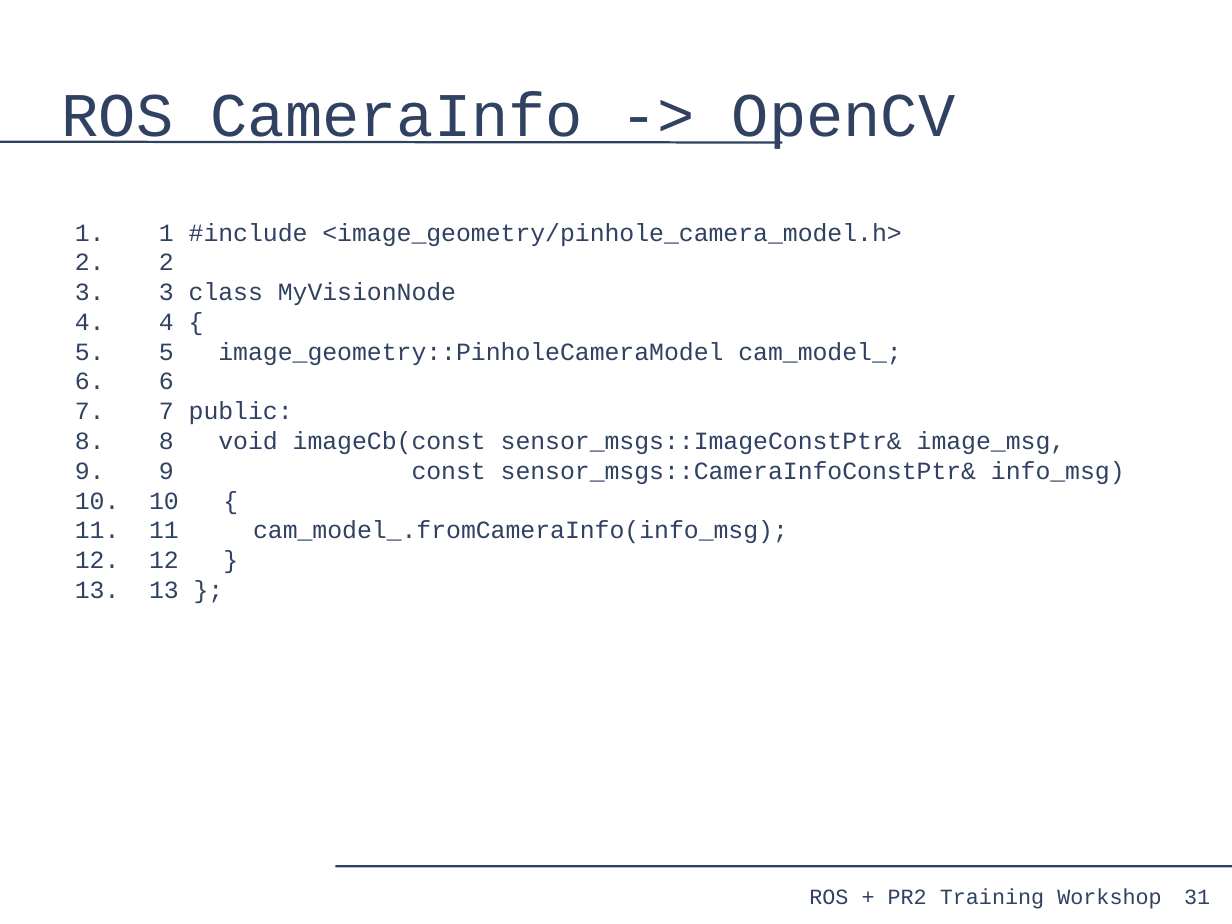
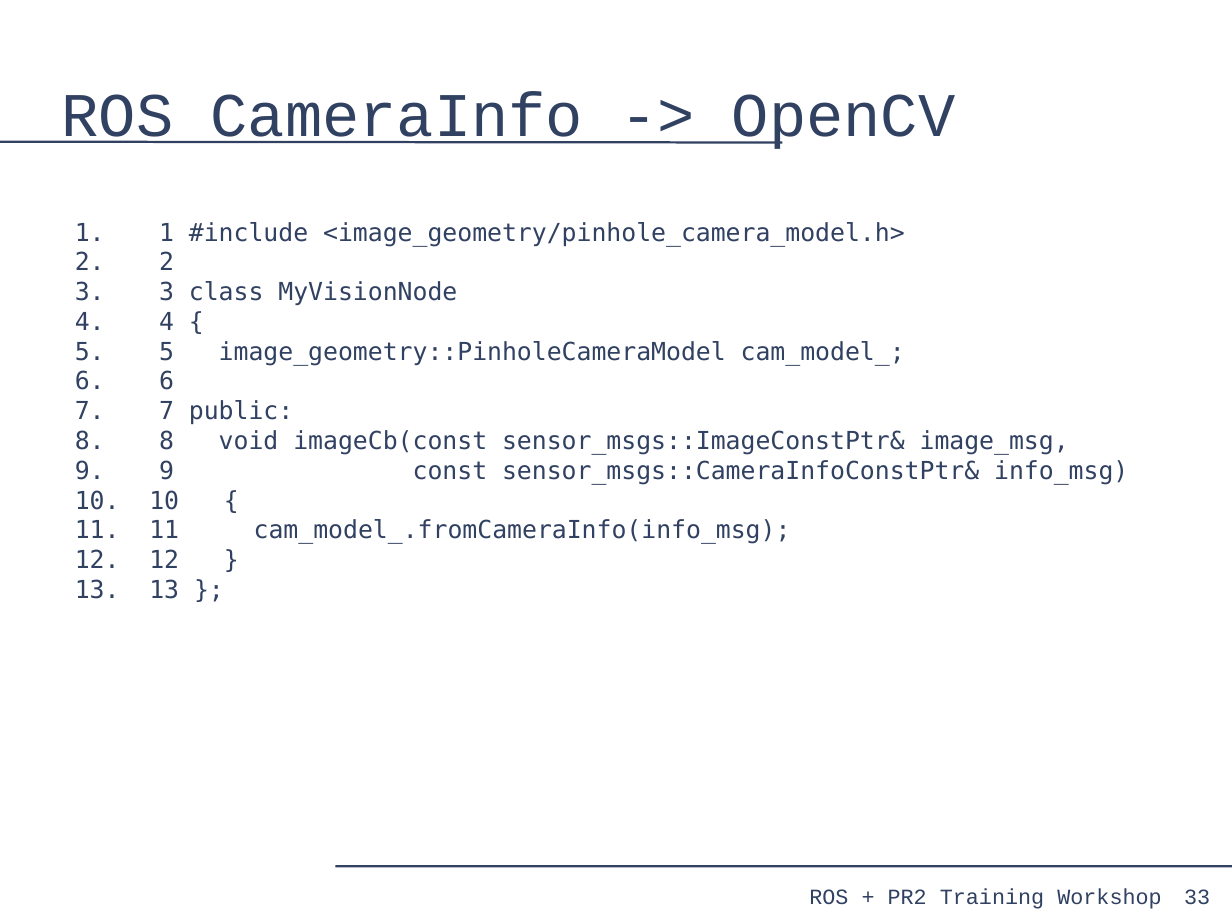
Before and after one commit to PR2/pr2_docs, a slide deck: slide 33 of pr2_training_workshop/processing_camera_data/slides.odp (slide 31 before the commit). Drawn at 1232x924 pixels with LibreOffice and Linux fonts; fonts in the diff are those of the drawing. Boxes give left, top, right and bottom in pixels: in the first picture for what was removed or moved away, otherwise in the second. Text is boxed around its words. In the diff, an @@ line names an element or a change of style, - is before the commit and + after.

```diff
--- a/pr2_training_workshop/processing_camera_data/slides.odp
+++ b/pr2_training_workshop/processing_camera_data/slides.odp
@@ text "1 #include <image_geometry/pinhole_camera_model.h>" at [149,222,1128,599]: font Courier New to DejaVu Sans Mono @@
@@ page number at [1184,889,1210,905]: text changed @@
-31
+33
```
Also in this commit, not shown: 17 other slides changed, 2 slides added.
